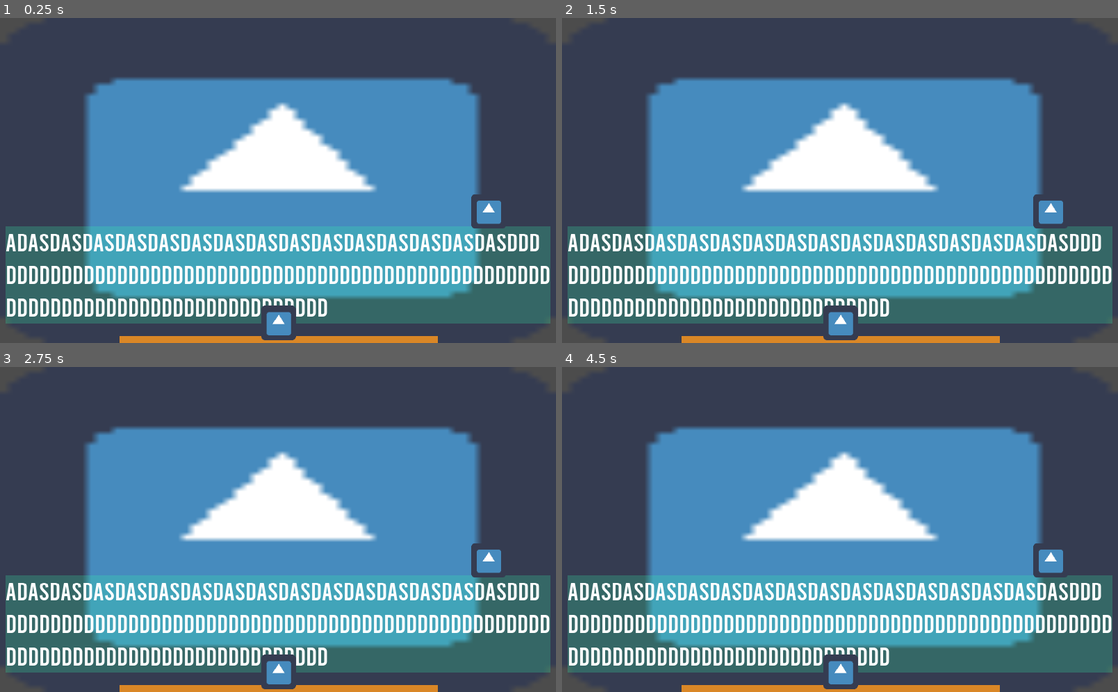
Above: before the commit, frames 1-4 (two rows, left to right).
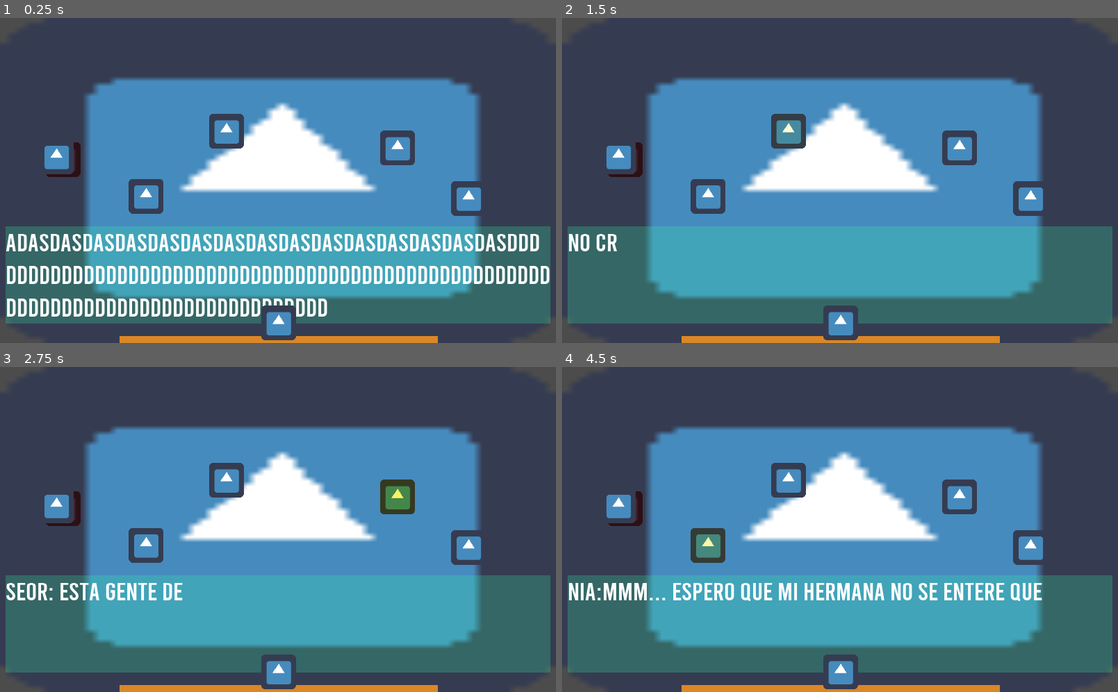
Above: after the commit, the same moments.

Repository: Hollowriter/EscapeProject
Game: Godot game, scene res://Escenas/Lugares/CalleYParque.tscn
The game is run twice, just before and just after one commit, with the same random seed, the same clock (stepped at 60 frames per second) and the same inputs. This scene is started directly instead of the project's main scene. The engine's default icon, where the game draws it, is replaced by a stand-in: a white triangle on a blue panel in a dark square.
Inputs (mouse positions are in pixels of both pictures, inside the frame that each line leads up to; where the layout moved, square brackets give the same spot in the first picture):
- Up to frame 1 (0.25 s): no input
- Up to frame 2 (1.5 s): click (1029, 200) [1051, 213] at 0.5 s; click (828, 167) [1051, 213] at 1.25 s
- Up to frame 3 (2.75 s): click (394, 497) [489, 562] at 2 s
- Up to frame 4 (4.5 s): click (706, 545) [1051, 562] at 2.75 s; click (623, 510) at 3.52 s; click (623, 510) [1051, 562] at 4.25 s

The runs differ from the first frame. In frame 1, 2.4% of the frame differs, in the area x 8-91%, y 29-65%; in frame 2, 11%; in frame 3, 11%; in frame 4, 11%, in the area x 1-99%, y 29-92%.
Error in both runs: Invalid call. Nonexistent function 'drop_scene' in base 'Viewport'. (res://Codigo/BorrarNivel.gd:14)

Commit message:
Todos los niveles disponibles estan conectados sin errores

Diff:
--- a/Escenas/Lugares/Bano.tscn
+++ b/Escenas/Lugares/Bano.tscn
@@ -3,26 +3,44 @@
 [ext_resource path="res://Escenas/Lugares/LugarBase.tscn" type="PackedScene" id=1]
 [ext_resource path="res://Escenas/Item.tscn" type="PackedScene" id=2]
 
-[node name="Lugar" index="0" instance=ExtResource( 1 )]
+[node name="Lugar" instance=ExtResource( 1 )]
+textoAlEntrar = "Bano"
 
 [node name="Pileta" parent="Interactuables" index="0" instance=ExtResource( 2 )]
+margin_left = 766.854
+margin_top = 268.35
+margin_right = 830.854
+margin_bottom = 332.351
 agarrable = true
+texto = "Y... Listo, manos limpias."
 
 [node name="Espejo" parent="Interactuables" index="1" instance=ExtResource( 2 )]
-margin_left = 127.822
-margin_top = 34.2012
-margin_right = 191.822
-margin_bottom = 98.2015
+margin_left = 766.394
+margin_top = 180.092
+margin_right = 830.394
+margin_bottom = 244.093
 agarrable = true
+texto = "Que bonito soy"
 
 [node name="Inodoro" parent="Interactuables" index="2" instance=ExtResource( 2 )]
-margin_left = 231.428
-margin_top = 27.7258
-margin_right = 295.428
-margin_bottom = 91.7261
+margin_left = 645.185
+margin_top = 321.9
+margin_right = 709.185
+margin_bottom = 385.9
 agarrable = true
+texto = "No comi nada todavia como para tener ganas"
 
 [node name="Ducha" parent="Interactuables" index="3" instance=ExtResource( 2 )]
-margin_left = 335.035
-margin_right = 399.035
+margin_left = 904.249
+margin_top = 230.084
+margin_right = 968.249
+margin_bottom = 294.084
 agarrable = true
+texto = "Me bañare mas a la noche."
+
+[node name="CambiarLugar2" parent="CambiarNiveles" index="1"]
+margin_left = 88.9569
+margin_top = 278.083
+margin_right = 152.957
+margin_bottom = 342.083
+aDondeIr = "Habitacion"
--- a/Escenas/Lugares/CalleYParque.tscn
+++ b/Escenas/Lugares/CalleYParque.tscn
@@ -1,18 +1,55 @@
-[gd_scene load_steps=4 format=2]
+[gd_scene load_steps=5 format=2]
 
 [ext_resource path="res://Escenas/Lugares/LugarBase.tscn" type="PackedScene" id=1]
 [ext_resource path="res://Escenas/Item.tscn" type="PackedScene" id=2]
 [ext_resource path="res://Escenas/BorrarNivel.tscn" type="PackedScene" id=3]
+[ext_resource path="res://Escenas/CambiarNivel.tscn" type="PackedScene" id=4]
 
 [node name="Lugar" instance=ExtResource( 1 )]
 textoAlEntrar = "CalleYParque"
 
-[node name="Piedras" parent="Interactuables" index="0" instance=ExtResource( 2 )]
-margin_left = 867.529
-margin_top = 325.487
-margin_right = 931.529
-margin_bottom = 389.487
+[node name="Tumulto" parent="Interactuables" index="0" instance=ExtResource( 2 )]
+margin_left = 385.0
+margin_top = 177.0
+margin_right = 599.0
+margin_bottom = 381.0
+texto = "No creo poder pasar entre ese tumulto de gente."
+
+[node name="Piedras" parent="Interactuables" index="1" instance=ExtResource( 2 )]
+margin_left = 831.353
+margin_top = 301.37
+margin_right = 895.353
+margin_bottom = 365.37
 agarrable = true
+
+[node name="Señor" parent="Interactuables" index="2" instance=ExtResource( 2 )]
+margin_left = 699.745
+margin_top = 208.197
+margin_right = 763.745
+margin_bottom = 272.197
+texto = "Señor: Esta gente deberia ser mas educada y hacer la fila. Joven, creo que sera mejor buscar otro lugar para pasar."
+
+[node name="Niña" parent="Interactuables" index="3" instance=ExtResource( 2 )]
+margin_left = 236.991
+margin_top = 297.13
+margin_right = 300.991
+margin_bottom = 361.13
+texto = "Niña:Mmm... Espero que mi hermana no se entere que rompi su ganchito con ese candado... Ahora tengo ganas de romperlo!"
+
+[node name="CambiarNivel" parent="Interactuables" index="4" instance=ExtResource( 4 )]
+margin_left = 84.0668
+margin_top = 229.48
+margin_right = -875.933
+margin_bottom = -306.52
+nivelCarga = 3
+
+[node name="PuertaMetal" parent="Interactuables" index="5" instance=ExtResource( 2 )]
+margin_left = 72.0
+margin_top = 224.0
+margin_right = 156.0
+margin_bottom = 304.0
+necesitaA = "Piedras"
+pista = "Esta cerrada, pero el candado esta oxidado."
 
 [node name="BorrarNivel" parent="CambiarNiveles" index="3" instance=ExtResource( 3 )]
 margin_left = 587.257
--- a/Escenas/Lugares/Cocina2.tscn
+++ b/Escenas/Lugares/Cocina2.tscn
@@ -1,44 +1,46 @@
-[gd_scene load_steps=5 format=2]
+[gd_scene load_steps=4 format=2]
 
 [ext_resource path="res://Escenas/Lugares/LugarBase.tscn" type="PackedScene" id=1]
 [ext_resource path="res://Visuales/Fondos/cocina.jpg" type="Texture" id=2]
 [ext_resource path="res://Escenas/Item.tscn" type="PackedScene" id=3]
-[ext_resource path="res://Escenas/CambiarLugar.tscn" type="PackedScene" id=4]
 
-[node name="Lugar" index="0" instance=ExtResource( 1 )]
+[node name="Lugar" instance=ExtResource( 1 )]
 textoAlEntrar = "Cocina"
 
 [node name="Fondo" parent="." index="0"]
 texture = ExtResource( 2 )
 
 [node name="Horno" parent="Interactuables" index="0" instance=ExtResource( 3 )]
-margin_left = 38.2599
-margin_top = 24.1405
-margin_right = 102.26
-margin_bottom = 88.1415
-texto = "soy un item"
+margin_left = 868.088
+margin_top = 342.468
+margin_right = 932.088
+margin_bottom = 406.469
+texto = "La comida parece estar lista ya"
 
 [node name="Baules" parent="Interactuables" index="1" instance=ExtResource( 3 )]
-margin_left = 38.2599
-margin_top = 24.1405
-margin_right = 102.26
-margin_bottom = 88.1415
+margin_left = 691.239
+margin_top = 334.306
+margin_right = 755.24
+margin_bottom = 398.307
+texto = "Mejor no los toco hasta que me lave las manos"
 
 [node name="Heladera" parent="Interactuables" index="2" instance=ExtResource( 3 )]
-margin_left = 38.2599
-margin_top = 24.1405
-margin_right = 102.26
-margin_bottom = 88.1415
+margin_left = 60.0259
+margin_top = 258.125
+margin_right = 124.026
+margin_bottom = 322.126
+texto = "Si, parece que debo salir por comida mañana."
 
 [node name="Pileta" parent="Interactuables" index="3" instance=ExtResource( 3 )]
-margin_left = 38.2599
-margin_top = 24.1405
-margin_right = 102.26
-margin_bottom = 88.1415
+margin_left = 775.583
+margin_top = 293.495
+margin_right = 839.583
+margin_bottom = 357.496
+texto = "Mejor me lavo en el baño."
 
-[node name="CambiarLugar" parent="CambiarNiveles" index="0" instance=ExtResource( 4 )]
+[node name="CambiarLugar" parent="CambiarNiveles" index="0"]
 margin_left = 948.664
 margin_top = 317.335
 margin_right = -11.336
 margin_bottom = -218.665
-aDondeIr = "Dormitorio"
+aDondeIr = "Living2"
--- a/Escenas/Lugares/Farmacia.tscn
+++ b/Escenas/Lugares/Farmacia.tscn
@@ -1,66 +1,93 @@
-[gd_scene load_steps=3 format=2]
+[gd_scene load_steps=5 format=2]
 
 [ext_resource path="res://Escenas/Lugares/LugarBase.tscn" type="PackedScene" id=1]
 [ext_resource path="res://Escenas/Item.tscn" type="PackedScene" id=2]
+[ext_resource path="res://Escenas/BorrarNivel.tscn" type="PackedScene" id=3]
+[ext_resource path="res://Escenas/CambiarNivel.tscn" type="PackedScene" id=4]
 
 [node name="Lugar" instance=ExtResource( 1 )]
+textoAlEntrar = "Farmacia"
 
 [node name="CajaRegistradora" parent="Interactuables" index="0" instance=ExtResource( 2 )]
+margin_left = 237.601
+margin_top = 293.498
+margin_right = 301.601
+margin_bottom = 357.499
+texto = "Deberia pagar antes de irme"
 
 [node name="Gondola1" parent="Interactuables" index="1" instance=ExtResource( 2 )]
-margin_left = 134.979
-margin_top = 31.8155
-margin_right = 198.979
-margin_bottom = 95.8158
+margin_left = 441.482
+margin_top = 290.832
+margin_right = 505.482
+margin_bottom = 354.832
+texto = "Esta lleno de suplementos de dieta"
 
 [node name="Gondola2" parent="Interactuables" index="2" instance=ExtResource( 2 )]
-margin_left = 216.773
-margin_top = 27.2714
-margin_right = 280.773
-margin_bottom = 91.2717
+margin_left = 592.347
+margin_top = 284.129
+margin_right = 656.347
+margin_bottom = 348.13
+texto = "Por aca debe estar la medicina para los nervios"
 
 [node name="Gondola3" parent="Interactuables" index="3" instance=ExtResource( 2 )]
-margin_left = 309.928
-margin_top = 31.8155
-margin_right = 373.928
-margin_bottom = 95.8158
+margin_left = 721.98
+margin_top = 288.673
+margin_right = 785.98
+margin_bottom = 352.674
+texto = "El inhalador para mi hermana deberia estar por esta gondola"
 
 [node name="Reloj" parent="Interactuables" index="4" instance=ExtResource( 2 )]
-margin_left = 393.995
-margin_top = 24.9993
-margin_right = 457.995
-margin_bottom = 88.9996
+margin_left = 316.495
+margin_top = 78.2757
+margin_right = 380.495
+margin_bottom = 142.276
+texto = "Recien es mediodia"
 
 [node name="Puerta" parent="Interactuables" index="5" instance=ExtResource( 2 )]
-margin_left = 505.327
-margin_top = 29.5435
-margin_right = 569.327
-margin_bottom = 93.5438
+margin_left = 54.7555
+margin_top = 181.0
+margin_right = 118.755
+margin_bottom = 245.0
+texto = "Puerta"
 
-[node name="MedicinaNervios" parent="Interactuables" index="6" instance=ExtResource( 2 )]
-margin_left = 150.883
-margin_top = 115.882
-margin_right = 214.883
-margin_bottom = 179.883
+[node name="CambiarNivel" parent="Interactuables" index="6" instance=ExtResource( 4 )]
+margin_left = 52.5965
+margin_top = 257.138
+margin_right = -907.404
+margin_bottom = -278.862
+nivelCarga = 5
+
+[node name="MedicinaNervios" parent="Interactuables" index="7" instance=ExtResource( 2 )]
+margin_left = 596.979
+margin_top = 201.595
+margin_right = 660.979
+margin_bottom = 265.596
 agarrable = true
 
-[node name="Disparador" parent="Interactuables" index="7" instance=ExtResource( 2 )]
-margin_left = 53.1839
-margin_top = 118.154
-margin_right = 117.184
-margin_bottom = 182.155
+[node name="Disparador" parent="Interactuables" index="8" instance=ExtResource( 2 )]
+margin_left = 731.094
+margin_top = 196.075
+margin_right = 795.094
+margin_bottom = 260.076
 agarrable = true
 
-[node name="SuplementoDieta" parent="Interactuables" index="8" instance=ExtResource( 2 )]
-margin_left = 53.1839
-margin_top = 118.154
-margin_right = 117.184
-margin_bottom = 182.155
+[node name="SuplementoDieta" parent="Interactuables" index="9" instance=ExtResource( 2 )]
+margin_left = 442.788
+margin_top = 201.919
+margin_right = 506.788
+margin_bottom = 265.92
 agarrable = true
 
-[node name="Recibo" parent="Interactuables" index="9" instance=ExtResource( 2 )]
-margin_left = 53.1839
-margin_top = 118.154
-margin_right = 117.184
-margin_bottom = 182.155
+[node name="Recibo" parent="Interactuables" index="10" instance=ExtResource( 2 )]
+margin_left = 238.246
+margin_top = 201.919
+margin_right = 302.246
+margin_bottom = 265.92
 agarrable = true
+
+[node name="BorrarNivel" parent="CambiarNiveles" index="3" instance=ExtResource( 3 )]
+margin_left = 854.754
+margin_top = 17.2677
+margin_right = 918.754
+margin_bottom = 81.2677
+nivelBorra = 2
--- a/Escenas/Lugares/Habitacion.tscn
+++ b/Escenas/Lugares/Habitacion.tscn
@@ -4,39 +4,63 @@
 [ext_resource path="res://Escenas/Item.tscn" type="PackedScene" id=2]
 
 [node name="Lugar" instance=ExtResource( 1 )]
+textoAlEntrar = "Habitacion"
 
 [node name="Cama" parent="Interactuables" index="0" instance=ExtResource( 2 )]
+margin_left = 499.142
+margin_top = 298.315
+margin_right = 563.142
+margin_bottom = 362.315
+texto = "Aca deje mi remera para estar adentro. Sera mejor que me la cambie."
 
 [node name="Computadora" parent="Interactuables" index="1" instance=ExtResource( 2 )]
-margin_left = 117.029
-margin_top = 29.8843
-margin_right = 181.029
-margin_bottom = 93.8846
+margin_left = 204.933
+margin_top = 225.032
+margin_right = 268.933
+margin_bottom = 289.032
+texto = "Espero que haya vuelto internet."
 
 [node name="Silla" parent="Interactuables" index="2" instance=ExtResource( 2 )]
-margin_left = 235.745
-margin_top = 34.2013
-margin_right = 299.745
-margin_bottom = 98.2016
+margin_left = 202.341
+margin_top = 311.979
+margin_right = 266.341
+margin_bottom = 375.979
+texto = "Tengo que cambiar esta silla."
 
 [node name="Placard" parent="Interactuables" index="3" instance=ExtResource( 2 )]
-margin_left = 397.63
-margin_top = 44.9936
-margin_right = 461.63
-margin_bottom = 108.994
+margin_left = 923.298
+margin_top = 270.029
+margin_right = 987.298
+margin_bottom = 334.029
 rect_pivot_offset = Vector2( 1364.99, 3.6403 )
+texto = "Tengo ropa para estar adentro y para estar afuera"
 
 [node name="Ventana" parent="Interactuables" index="4" instance=ExtResource( 2 )]
-margin_left = 477.494
-margin_top = 40.6767
-margin_right = 541.494
-margin_bottom = 104.677
+margin_left = 663.851
+margin_top = 160.227
+margin_right = 727.851
+margin_bottom = 224.227
 rect_pivot_offset = Vector2( 1364.99, 3.6403 )
+texto = "No hay casi nadie en la calle."
 
 [node name="Ropa" parent="Interactuables" index="5" instance=ExtResource( 2 )]
-margin_left = 37.1658
-margin_top = 129.174
-margin_right = 101.166
-margin_bottom = 193.174
+margin_left = 501.301
+margin_top = 217.078
+margin_right = 565.301
+margin_bottom = 281.078
 rect_pivot_offset = Vector2( 1364.99, 3.6403 )
 agarrable = true
+
+[node name="CambiarLugar" parent="CambiarNiveles" index="0"]
+margin_left = 41.0617
+margin_top = 261.341
+margin_right = 105.062
+margin_bottom = 325.342
+aDondeIr = "Living2"
+
+[node name="CambiarLugar2" parent="CambiarNiveles" index="1"]
+margin_left = 775.362
+margin_top = 263.733
+margin_right = 839.362
+margin_bottom = 327.733
+aDondeIr = "Bano"
--- a/Escenas/Lugares/Living2.tscn
+++ b/Escenas/Lugares/Living2.tscn
@@ -3,54 +3,68 @@
 [ext_resource path="res://Escenas/Lugares/LugarBase.tscn" type="PackedScene" id=1]
 [ext_resource path="res://Visuales/Fondos/dormitorio.jpg" type="Texture" id=2]
 [ext_resource path="res://Escenas/Item.tscn" type="PackedScene" id=3]
-[ext_resource path="res://Escenas/CambiarLugar.tscn" type="PackedScene" id=4]
+[ext_resource path="res://Escenas/BorrarNivel.tscn" type="PackedScene" id=4]
 
-[node name="Lugar" index="0" instance=ExtResource( 1 )]
+[node name="Lugar" instance=ExtResource( 1 )]
 textoAlEntrar = "Living"
 
 [node name="Fondo" parent="." index="0"]
 texture = ExtResource( 2 )
 
 [node name="Television" parent="Interactuables" index="0" instance=ExtResource( 3 )]
-margin_left = 32.7291
-margin_top = 22.9249
-margin_right = 96.7291
-margin_bottom = 86.9259
+margin_left = 358.729
+margin_top = 288.925
+margin_right = 422.729
+margin_bottom = 352.926
 
 [node name="Sillon" parent="Interactuables" index="1" instance=ExtResource( 3 )]
-margin_left = 123.17
-margin_top = 22.9249
-margin_right = 187.17
-margin_bottom = 86.9259
+margin_left = 703.68
+margin_top = 315.128
+margin_right = 767.68
+margin_bottom = 379.129
 
 [node name="Mesa" parent="Interactuables" index="2" instance=ExtResource( 3 )]
-margin_left = 209.088
-margin_top = 30.4616
-margin_right = 273.088
-margin_bottom = 94.4626
+margin_left = 499.343
+margin_top = 326.56
+margin_right = 563.343
+margin_bottom = 390.561
 
 [node name="Florero" parent="Interactuables" index="3" instance=ExtResource( 3 )]
-margin_left = 299.528
-margin_top = 28.9543
-margin_right = 363.528
-margin_bottom = 92.9553
+margin_left = 502.122
+margin_top = 235.444
+margin_right = 566.122
+margin_bottom = 299.445
 
 [node name="Carpeta" parent="Interactuables" index="4" instance=ExtResource( 3 )]
-margin_left = 380.925
-margin_top = 24.4323
-margin_right = 444.925
-margin_bottom = 88.4333
+margin_left = 607.259
+margin_top = 324.479
+margin_right = 671.259
+margin_bottom = 388.48
 
 [node name="Puerta" parent="Interactuables" index="5" instance=ExtResource( 3 )]
-margin_left = 468.35
-margin_top = 22.9249
-margin_right = 532.35
-margin_bottom = 86.9259
+margin_left = 273.86
+margin_top = 171.467
+margin_right = 337.86
+margin_bottom = 235.468
 necesitaA = "Llaves"
 
-[node name="CambiarLugar" parent="CambiarNiveles" index="0" instance=ExtResource( 4 )]
+[node name="CambiarLugar" parent="CambiarNiveles" index="0"]
 margin_left = 11.3889
 margin_top = 317.335
 margin_right = -948.611
 margin_bottom = -218.665
-aDondeIr = "Cocina"
+aDondeIr = "Cocina2"
+
+[node name="CambiarLugar2" parent="CambiarNiveles" index="2"]
+margin_left = 857.222
+margin_top = 215.72
+margin_right = 921.222
+margin_bottom = 279.72
+aDondeIr = "Habitacion"
+
+[node name="BorrarNivel" parent="CambiarNiveles" index="4" instance=ExtResource( 4 )]
+margin_left = 761.809
+margin_top = 122.434
+margin_right = 825.809
+margin_bottom = 186.434
+nivelBorra = 3
